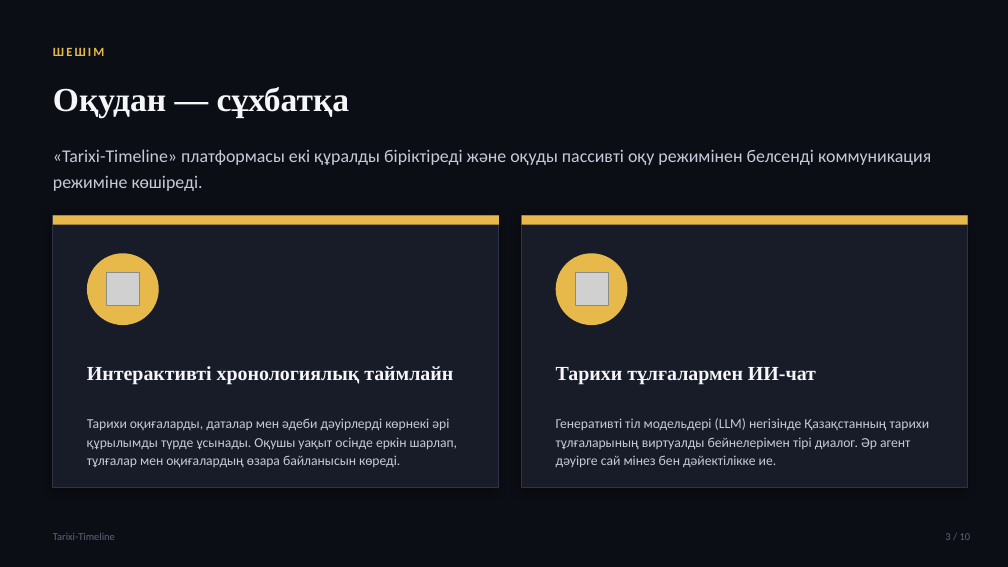
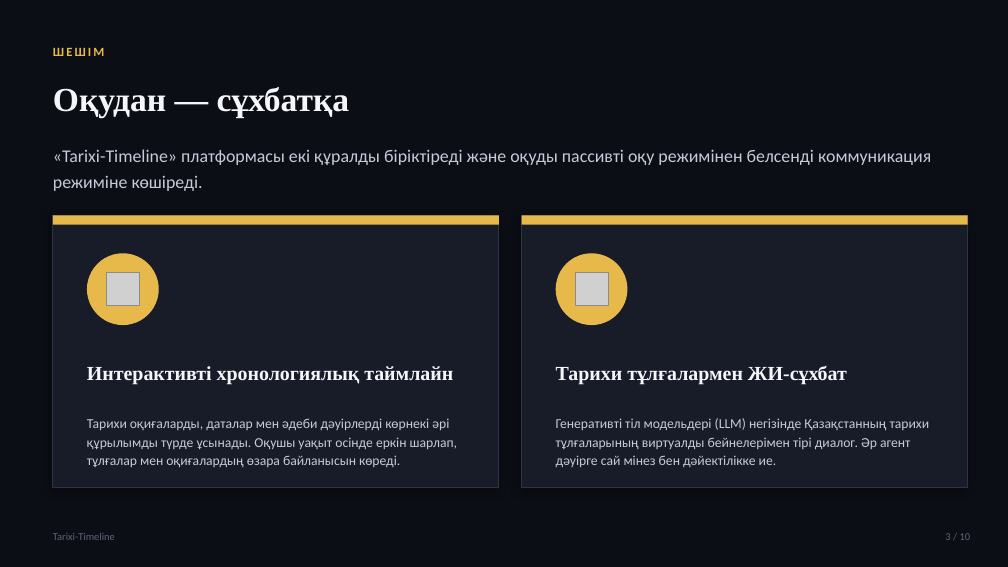
Before and after one commit to bekarazhan/tarixi-timeline, a slide deck: slide 3 of grant-presentation/Tarixi-Timeline_Tauelsizdik_urpaqtary.pptx. Drawn at 1008x567 pixels with LibreOffice and Linux fonts; fonts in the diff are those of the drawing; grey boxes stand for pictures. Boxes give left, top, right and bottom in pixels: in the first picture for what was removed or moved away, otherwise in the second. Text is boxed around its words. In the diff, an @@ line names an element or a change of style, - is before the commit and + after.

```diff
--- a/grant-presentation/Tarixi-Timeline_Tauelsizdik_urpaqtary.pptx
+++ b/grant-presentation/Tarixi-Timeline_Tauelsizdik_urpaqtary.pptx
@@ text at <box>556,366,847,385</box>: text changed @@
-Тарихи тұлғалармен ИИ-чат
+Тарихи тұлғалармен ЖИ-сұхбат
```
Also in this commit, not shown: 7 other slides changed, 1 other file.
